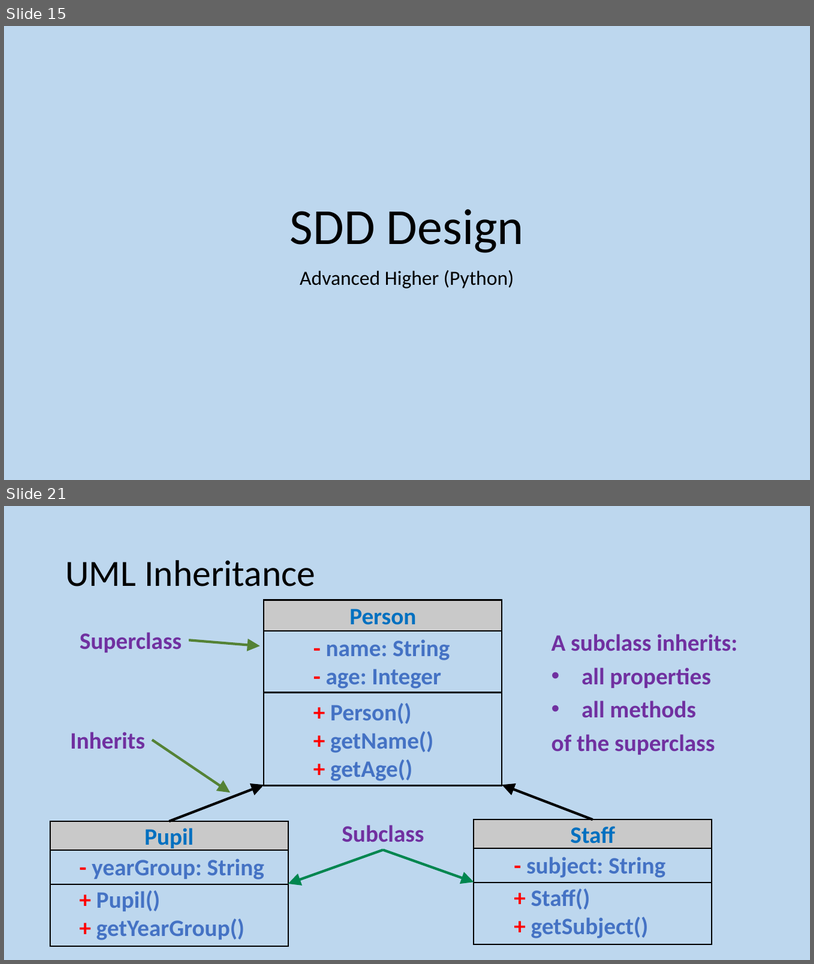
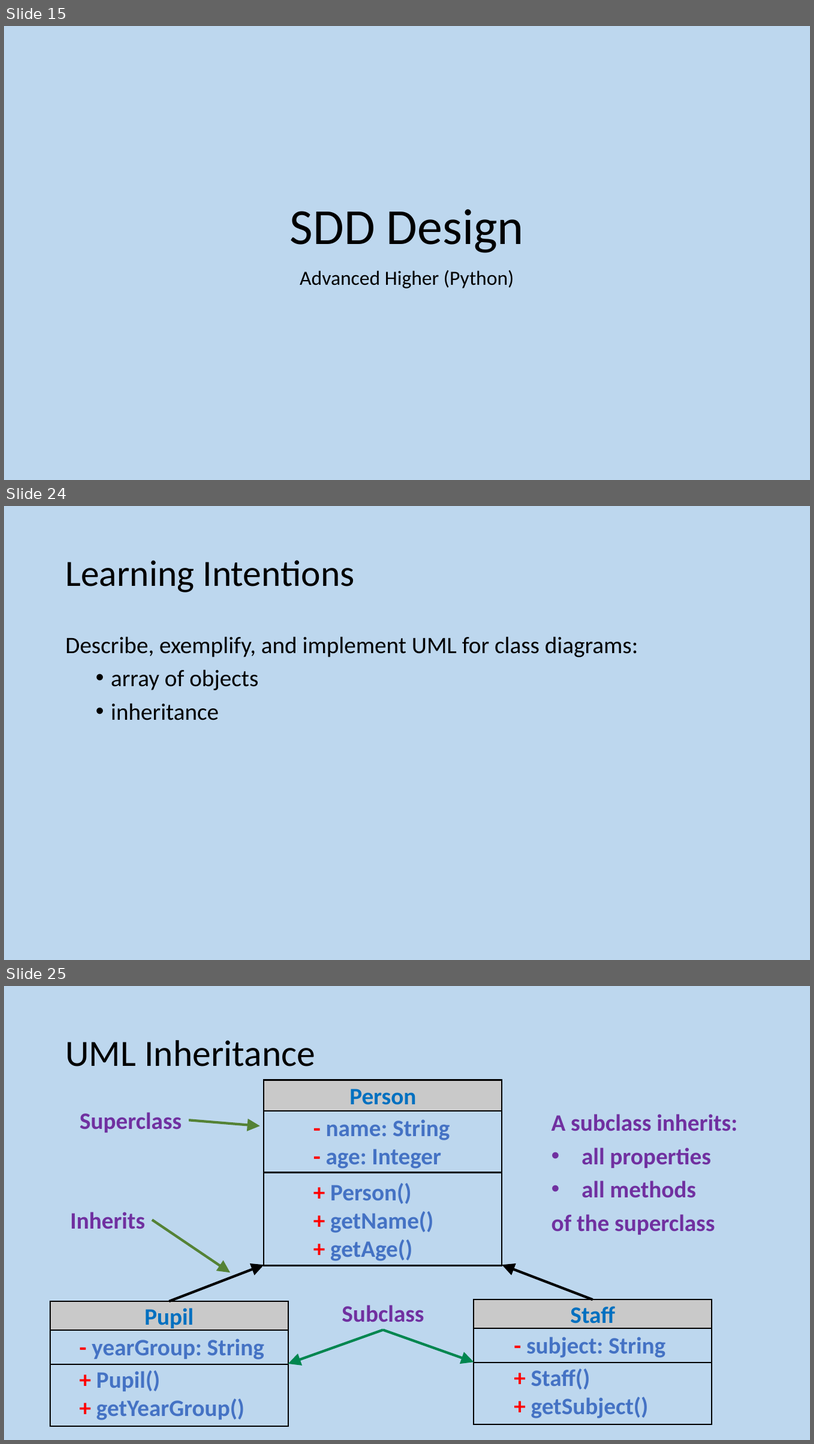
Before and after one commit to MrFriendCS/MrFriendCS.github.io, a slide deck: ah-cs/sdd/AH CS SDD Slides.pptx. Shown one above the other, each under a label of ours: slides 15 and 21 before the commit, slides 15, 24 and 25 after it; the slides between them are not shown. The pictures are 814x964 and 814x1444 pixels, drawn with LibreOffice and Linux fonts; fonts in the diff are those of the drawing. Boxes give left, top, right and bottom in pixels: in the first picture for what was removed or moved away, otherwise in the second. Text is boxed around its words. In the diff, an @@ line names an element or a change of style, - is before the commit and + after.

```diff
--- a/ah-cs/sdd/AH CS SDD Slides.pptx
+++ b/ah-cs/sdd/AH CS SDD Slides.pptx
@@ slide 24 added at [4, 506, 810, 960], background #BDD7EE @@
@@ title added at [65, 560, 355, 592], 44 pt, text #000000 @@
+Learning Intentions
@@ text added at [65, 636, 638, 720], 28 pt, text #000000 @@
+Describe, exemplify, and implement UML for class diagrams:
+  • array of objects
+  • inheritance
@@ what was slide 21 is now slide 25 @@
```
Also in this commit, not shown: 5 slides changed, 3 other slides added, 2 other files.
